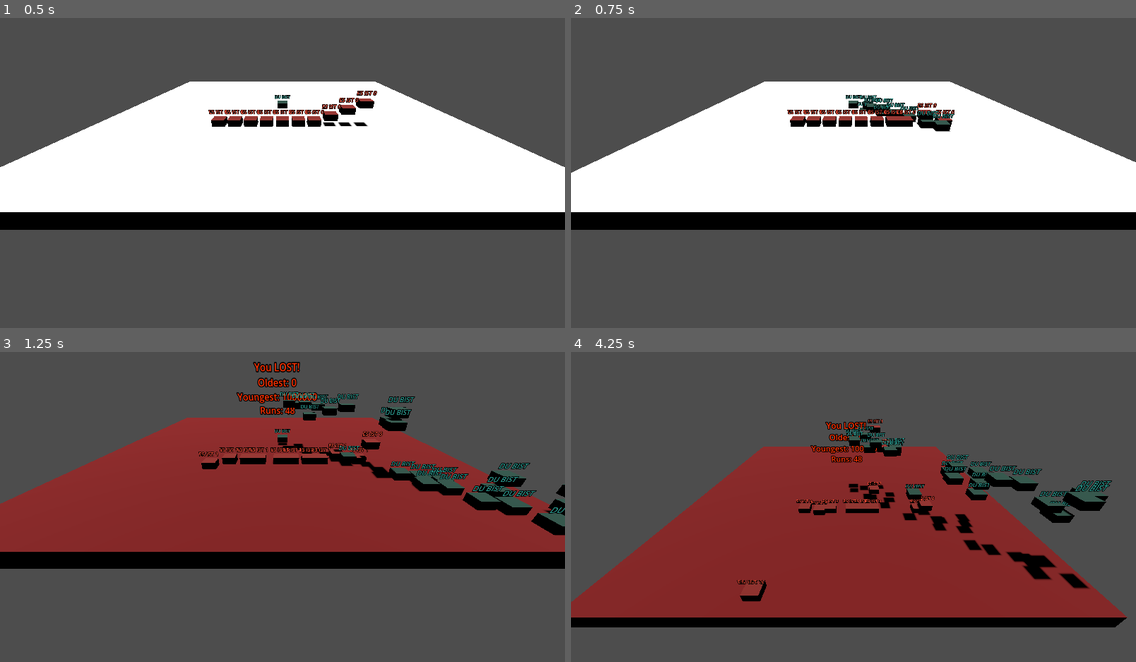
Above: before the commit, frames 1-4 (two rows, left to right).
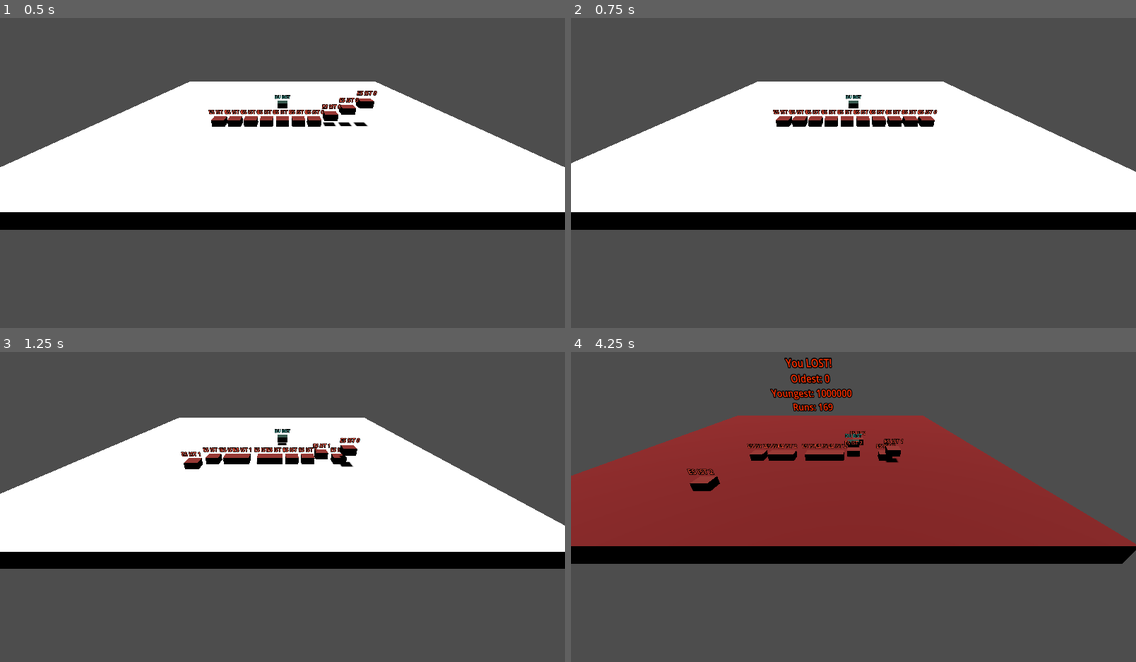
Above: after the commit, the same moments.

Repository: djaessel/godont
Game: Godot game, scene res://main.tscn
Two runs of this game, one before a commit and one after it. Both use one fixed random seed, a clock stepped at 60 frames per second and the inputs below.
Inputs:
- Up to frame 1 (0.5 s): no input
- Up to frame 2 (0.75 s): hold Right (move_right) from 0.53 s (still down); hold E (eat) from 0.53 s (still down)
- Up to frame 3 (1.25 s): keep holding Right (move_right); keep holding E (eat); tap Space (jump) at 0.77 s
- Up to frame 4 (4.25 s): release Right (move_right) at 1.28 s; release E (eat) at 1.28 s; hold Down (move_back) 1.28-2.03 s; tap E (eat) at 1.35, 2.85 s; tap Space (jump) at 1.52, 3.02, 3.77 s; hold Right (move_right) 2.03-2.78 s; hold E (eat) 2.03-2.78 s; hold Up (move_forward) 2.78-3.53 s; hold Left (move_left) from 3.53 s (still down); hold E (eat) from 3.53 s (still down)

Frame 1 is identical in both runs. In frame 2, 2.7% of the frame differs, in the area x 0-100%, y 20-50%; in frame 3, 35%; in frame 4, 43%, in the area x 0-100%, y 1-89%.

Commit message:
code optimizations + stop everything on finish

Diff:
--- a/Ground.gd
+++ b/Ground.gd
@@ -1,6 +1,6 @@
 extends StaticBody3D
 
-var finish = false
+@export var finish = false
 var force_finish = false
 var oldest = 0
 var youngest = 1000000
--- a/moby.gd
+++ b/moby.gd
@@ -12,7 +12,6 @@
 var maxY = 0.15
 var jumping = false
 var eating = false
-
 var timeout = 50
 
 
@@ -72,16 +71,17 @@
 
 
 func _physics_process(delta):
-	timeout -= 1
+	if not get_parent().finish:
+		timeout -= 1
 
-	var direction = makingDecision()
+		var direction = makingDecision()
 
-	handleEating()
-	handleVelocity(direction, delta)
+		handleEating()
+		handleVelocity(direction, delta)
 
-	var topText = get_node("TopText")
-	topText.text = "Es ist " + str(cycles)
+		var topText = get_node("TopText")
+		topText.text = "Es ist " + str(cycles)
 
-	# Moving the Character
-	velocity = target_velocity
-	move_and_slide()
+		# Moving the Character
+		velocity = target_velocity
+		move_and_slide()
--- a/player.gd
+++ b/player.gd
@@ -4,6 +4,7 @@
 @export var speed = 5
 # The downward acceleration when in the air, in meters per second squared.
 @export var fall_acceleration = 75
+# Player should be dead when true
 @export var dead = false
 
 var target_velocity = Vector3.ZERO
@@ -13,11 +14,8 @@
 var eating = false
 var eatingTimeout = 1000000
 
-func _physics_process(delta):
-	eatingTimeout -= 1
-	if eating and eatingTimeout <= 0:
-		eating = false
 
+func movement(delta):
 	var direction = Vector3.ZERO
 
 	if Input.is_action_pressed("move_right"):
@@ -28,9 +26,6 @@
 		direction.z += 1
 	if Input.is_action_pressed("move_forward"):
 		direction.z -= 1
-	if Input.is_action_pressed("eat") and not eating:
-		eating = true
-		eatingTimeout = 1000
 
 	if direction != Vector3.ZERO:
 		direction = direction.normalized()
@@ -38,13 +33,6 @@
 	# Ground Velocity
 	target_velocity.x = direction.x * speed
 	target_velocity.z = direction.z * speed
-
-	if eating and eatingTimeout == 1000:
-		eatingTimeout -= 1
-		var spawnNewX = duplicate() # WTF is this?
-		spawnNewX.position.x = position.x + 1
-		spawnNewX.position.z = position.z + 1
-		get_parent().add_child(spawnNewX)
 
 	# Vertical Velocity
 	if not is_on_floor() and not jumping: # If in the air, fall towards the floor. Literally gravity
@@ -58,3 +46,22 @@
 	# Moving the Character
 	velocity = target_velocity
 	move_and_slide()
+
+
+func handleEating():
+	eatingTimeout -= 1
+	if eating and eatingTimeout <= 0:
+		eating = false
+
+	if eating and eatingTimeout == 1000:
+		eatingTimeout -= 1
+		var spawnNewX = duplicate() # WTF is this?
+		spawnNewX.position.x = position.x + 1
+		spawnNewX.position.z = position.z + 1
+		get_parent().add_child(spawnNewX)
+
+
+func _physics_process(delta):
+	if not get_parent().get_node("Ground").finish:
+		handleEating()
+		movement(delta)
